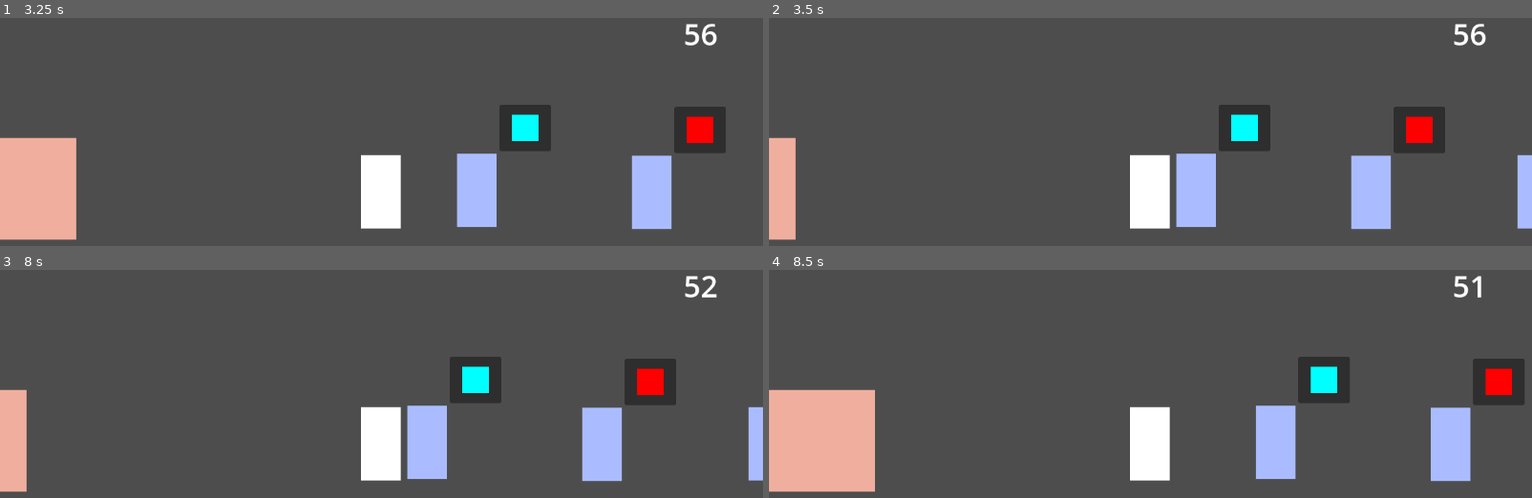
Above: before the commit, frames 1-4 (two rows, left to right).
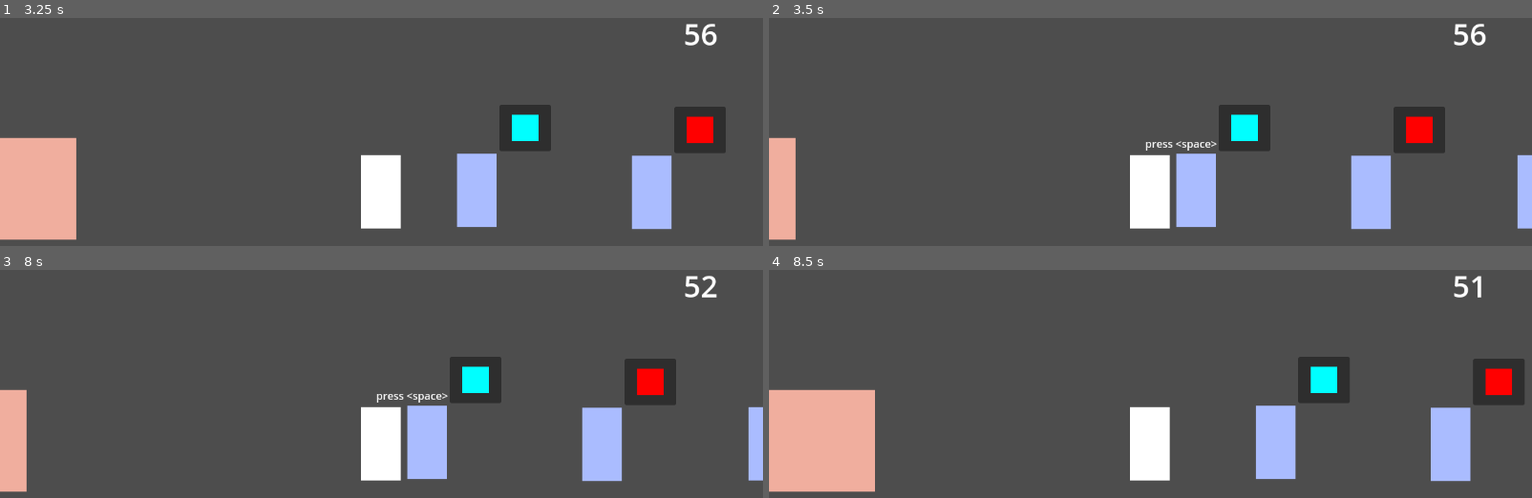
Above: after the commit, the same moments.

Repository: fNathan123/Ikadev2
Game: Godot game, scene res://game/game.tscn
Two runs of this game, one before a commit and one after it. Both use one fixed random seed, a clock stepped at 60 frames per second and the inputs below. The project has no main scene, so this scene is started directly.
Inputs:
- Up to frame 1 (3.25 s): tap Enter at 0.5 s; hold Right (move_right) 0.53-1.28 s; hold Space (interact) 0.53-1.28 s; hold Left (move_left) 1.28-2.03 s; tap Space (interact) at 1.35, 2.85 s; hold Space (interact) 2.03-2.78 s; hold Right (move_right) from 2.03 s (still down)
- Up to frame 2 (3.5 s): keep holding Right (move_right)
- Up to frame 3 (8 s): tap Space (interact) at 3.5, 4.35, 5.85, 6.5, 7.35 s; release Right (move_right) at 3.53 s; hold Space (interact) 3.53-4.28 s; hold Left (move_left) 3.53-5.78 s; hold Space (interact) 5.03-5.78 s; hold Right (move_right) from 5.78 s (still down); hold Space (interact) 6.53-7.28 s
- Up to frame 4 (8.5 s): tap Space (interact) at 8 s; release Right (move_right) at 8.03 s; hold Left (move_left) from 8.03 s (still down); hold Space (interact) from 8.03 s (still down)

Frame 1 is identical in both runs. In frame 2, 0.2% of the frame differs, in the area x 49-59%, y 53-59%; in frame 3, 0.2%; in frame 4, nothing differs.

Commit message:
Feat : finalize npc implementation

Diff:
--- a/game/Actor.gd
+++ b/game/Actor.gd
@@ -2,7 +2,8 @@
 
 extends Node2D
 
-var owned_package : int;
+var owned_package : int:
+    get:return owned_package;
 
 func set_owned_package(_package : int) -> void:
     pass;
--- a/game/character/CharacterModel.gd
+++ b/game/character/CharacterModel.gd
@@ -1,10 +1,10 @@
 class_name CharacterModel
 
 var speed : int = 0 :
-    get:return speed
+	get:return speed
 
 func init_async():
-    if !GameService.is_ready:
-        await GameService.instance.wait_service();
+	if !GameService.is_ready:
+		await GameService.instance.wait_service();
 
-    speed = GameService.instance.data.character_speed;
+	speed = GameService.instance.data.character_speed;
--- a/game/npc/NPC.gd
+++ b/game/npc/NPC.gd
@@ -1,6 +1,6 @@
 class_name NPC
 
-extends Node2D
+extends Interactable
 
 var model : NPCModel :
     get : return model;
@@ -11,3 +11,13 @@
     model = NPCModel.new();
     await model.init_async();
     view.set_package_type(model.package_id);
+
+func interact(_actor : Actor) -> void:
+    if _actor.owned_package == model.package_id:
+        print("submited");
+
+func show_notification() -> void:
+    view.show_interact_baloon();
+
+func hide_notification() -> void:
+    view.hide_interact_baloon();
--- a/game/npc/NPCModel.gd
+++ b/game/npc/NPCModel.gd
@@ -1,13 +1,13 @@
 class_name NPCModel
 
 var id : int :
-    get: return id;
+	get: return id;
 
 var package_id : int :
-    get: return package_id;
+	get: return package_id;
 
 func init_async():
-    if(!GameService.is_ready):
-        await GameService.instance.wait_service();
-    id = GameService.instance.data.get_npc_id();
-    package_id = GameService.instance.data.get_npc_package(id);
+	if(!GameService.is_ready):
+		await GameService.instance.wait_service();
+	id = GameService.instance.data.get_npc_id();
+	package_id = GameService.instance.data.get_npc_package(id);
--- a/game/npc/NPCView.gd
+++ b/game/npc/NPCView.gd
@@ -3,6 +3,8 @@
 extends Node2D
 
 @export var package_graphic : ColorRect;
+@export var package_baloon : Node;
+@export var interact_baloon : Node;
 
 const color1 = Color.TEAL;
 const color2 = Color.AQUA;
@@ -19,3 +21,12 @@
 			package_graphic.color = color3;
 		3:
 			package_graphic.color = color4;
+
+func show_interact_baloon():
+	interact_baloon.visible = true;
+
+func hide_interact_baloon():
+	interact_baloon.visible = false;
+
+func hide_package():
+	package_baloon.visible = false;
--- a/game/npc/nodes/npc.tscn
+++ b/game/npc/nodes/npc.tscn
@@ -11,14 +11,17 @@
 view = NodePath("view")
 
 [node name="Area2D" type="Area2D" parent="."]
+position = Vector2(-1, 0)
 
 [node name="CollisionShape2D" type="CollisionShape2D" parent="Area2D"]
 position = Vector2(0, -13)
 shape = SubResource("RectangleShape2D_maasg")
 
-[node name="view" type="Node2D" parent="." node_paths=PackedStringArray("package_graphic")]
+[node name="view" type="Node2D" parent="." node_paths=PackedStringArray("package_graphic", "package_baloon", "interact_baloon")]
 script = ExtResource("2_85gtb")
 package_graphic = NodePath("Panel/PackageView")
+package_baloon = NodePath("Panel")
+interact_baloon = NodePath("Label")
 
 [node name="Panel" type="Panel" parent="view"]
 offset_left = 33.0
@@ -46,3 +49,11 @@
 offset_right = 29.0
 offset_bottom = 55.0
 color = Color(0.666667, 0.737255, 1, 1)
+
+[node name="Label" type="Label" parent="view"]
+visible = false
+offset_left = -78.0
+offset_top = -83.0
+offset_right = 31.0
+offset_bottom = -60.0
+text = "press <space>"
--- a/game/truck/TruckView.gd
+++ b/game/truck/TruckView.gd
@@ -2,7 +2,7 @@
 
 extends Node2D
 
-@export var label : Label;
+@export var label : Node;
 
 func show_baloon() -> void:
     label.visible = true;
